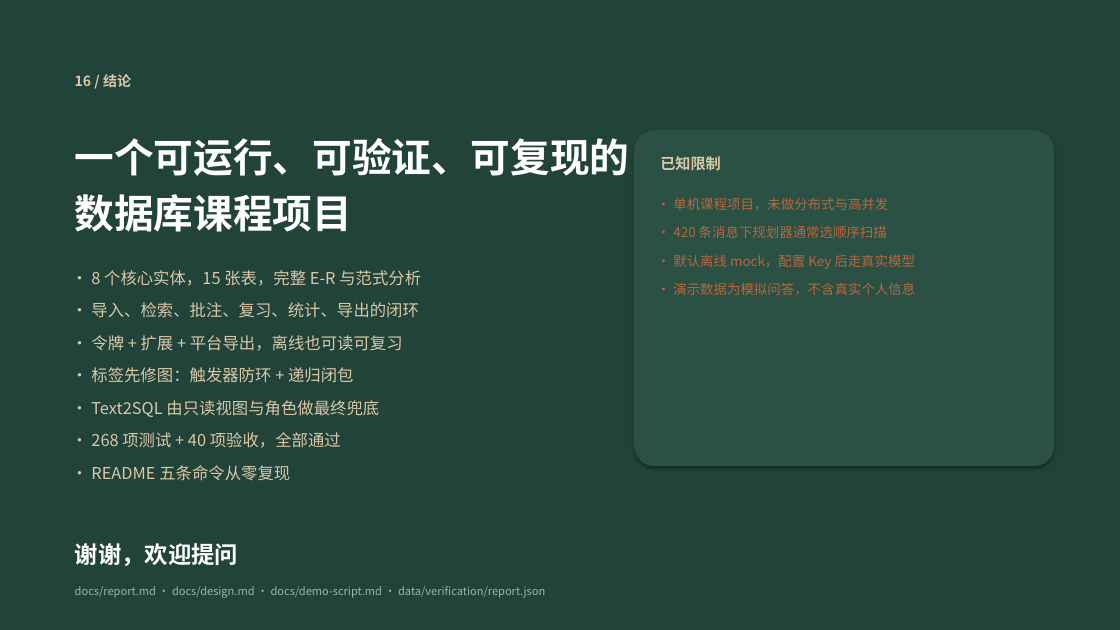
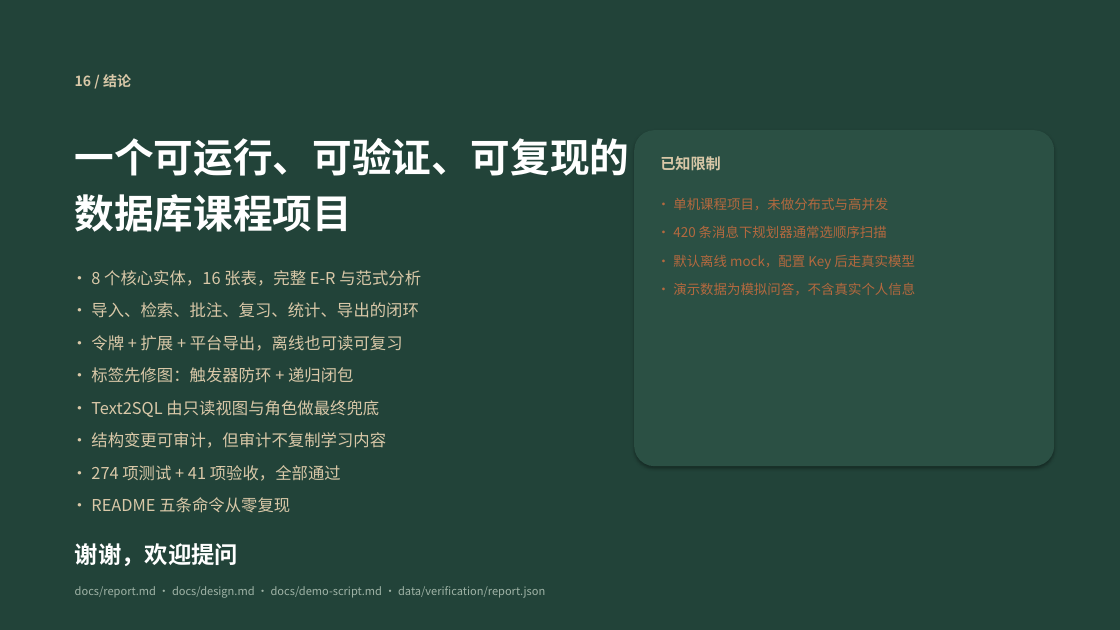
Before and after one commit to ycl-berserk/2026Database, a slide deck: slide 17 of docs/汇报.pptx. Drawn at 1120x630 pixels with LibreOffice and Linux fonts; fonts in the diff are those of the drawing. Boxes give left, top, right and bottom in pixels: in the first picture for what was removed or moved away, otherwise in the second. Text is boxed around its words. In the diff, an @@ line names an element or a change of style, - is before the commit and + after.

Commit message:
feat: 审计历史与通用触发器（D2）
- 迁移 007 新增 audit_log，审计课程、课程成员与账号的结构变更
- 只记录对象、动作、主键与变更列名，排除 password_hash，不复制任何列值
- SECURITY DEFINER 触发器写入，ls_app 只读；清理函数最少保留 90 天
- 管理页新增筛选时间线与清理入口，补充 6 项集成测试和 verify.db.audit
- 文档、截图与 PPT 更新到 16 张表、9 个触发器、274 项测试、41 项验收

```diff
--- a/docs/汇报.pptx
+++ b/docs/汇报.pptx
@@ text at [91,270,421,286]: text changed @@
-• 8 个核心实体，15 张表，完整 E-R 与范式分析
+• 8 个核心实体，16 张表，完整 E-R 与范式分析
@@ text at [91,432,386,481]: text changed @@
-• 268 项测试 + 40 项验收，全部通过
+• 结构变更可审计，但审计不复制学习内容
+• 274 项测试 + 41 项验收，全部通过
```
Also in this commit, not shown: 7 other slides changed, 26 other files.
